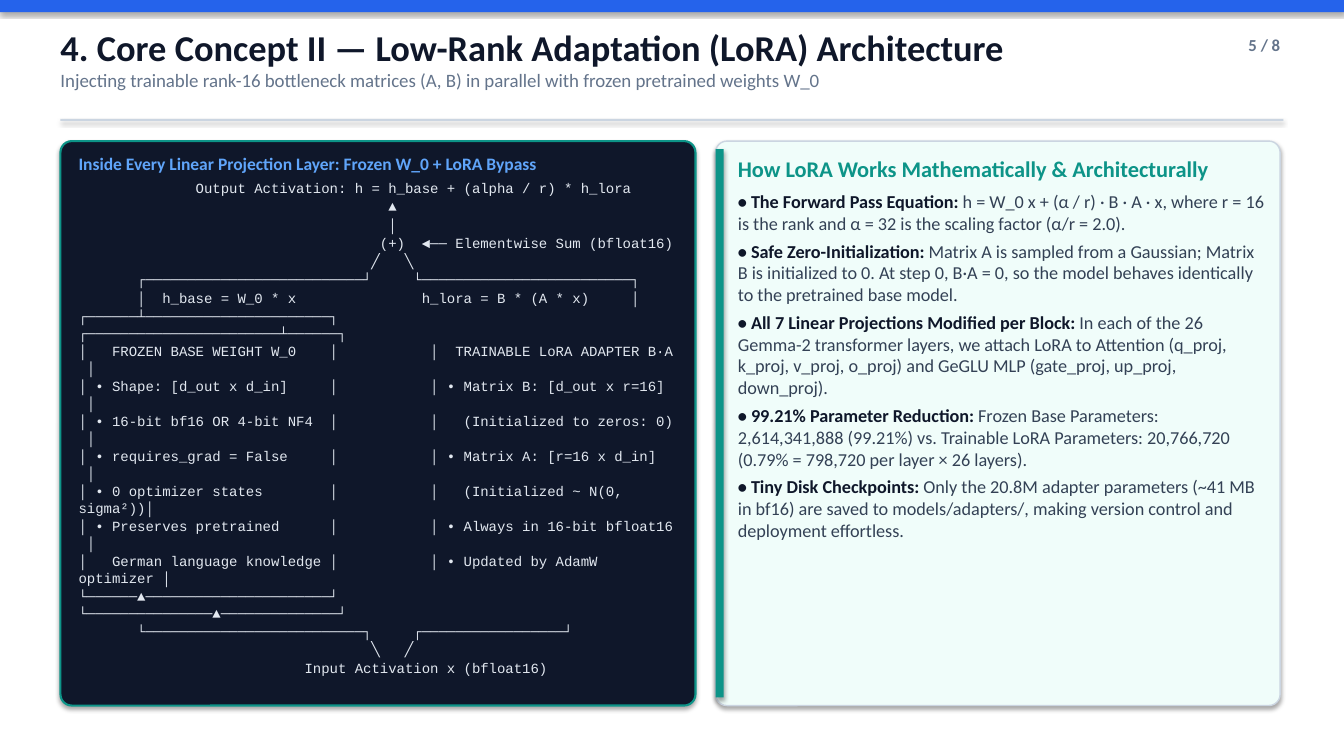
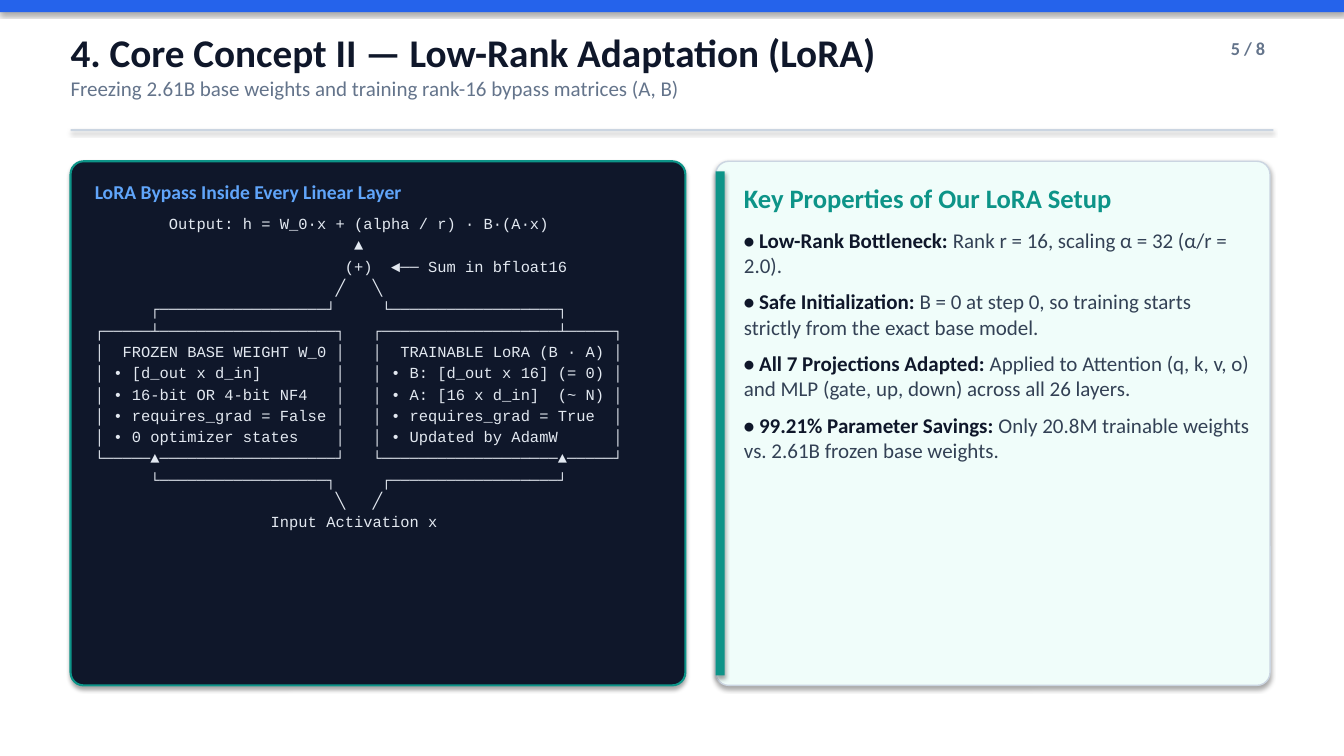
Before and after one commit to simon-clematide/gemma-qlora-finetuning, a slide deck: slide 5 of docs/gemma_qlora_core_concepts.pptx. Drawn at 1344x756 pixels with LibreOffice and Linux fonts; fonts in the diff are those of the drawing. Boxes give left, top, right and bottom in pixels: in the first picture for what was removed or moved away, otherwise in the second. Text is boxed around its words. In the diff, an @@ line names an element or a change of style, - is before the commit and + after.

```diff
--- a/docs/gemma_qlora_core_concepts.pptx
+++ b/docs/gemma_qlora_core_concepts.pptx
@@ text at box(71, 38, 875, 100): text changed; size 13.5 to 15 pt @@
-4. Core Concept II — Low-Rank Adaptation (LoRA) Architecture
-Injecting trainable rank-16 bottleneck matrices (A, B) in parallel with frozen pretrained weights W_0
+4. Core Concept II — Low-Rank Adaptation (LoRA)
+Freezing 2.61B base weights and training rank-16 bypass matrices (A, B)
@@ text "5 / 8": place and size @@
-text "5 / 8" at box(1248, 39, 1280, 51)
+text "5 / 8" at box(1231, 42, 1265, 55)
@@ text "5 / 8" at box(1231, 42, 1265, 55): size 12 to 13 pt @@
@@ rectangle: place and size @@
-rectangle at box(60, 119, 1284, 121)
+rectangle at box(71, 129, 1273, 131)
@@ rounded rectangle: place and size @@
-rounded rectangle at box(60, 141, 696, 706)
+rounded rectangle at box(71, 161, 686, 686)
@@ rounded rectangle at box(71, 161, 686, 686): proportions changed @@
@@ text "LoRA Bypass Inside Every Linear ...": place and size @@
-text "LoRA Bypass Inside Every Linear ..." at box(79, 157, 673, 676)
+text "LoRA Bypass Inside Every Linear ..." at box(95, 185, 604, 530)
@@ text "LoRA Bypass Inside Every Linear ..." at box(95, 185, 604, 530): size 10 to 11 pt in "▲", "╱ ╲", "╲ ╱"; more space between paragraphs @@
@@ rounded rectangle at box(716, 161, 1270, 686): proportions changed @@
@@ rounded rectangle: place and size @@
-rounded rectangle at box(716, 141, 1280, 706)
+rounded rectangle at box(716, 161, 1270, 686)
@@ rectangle: place and size @@
-rectangle at box(716, 149, 724, 698)
+rectangle at box(716, 171, 725, 676)
@@ text at box(95, 185, 549, 232): text changed; size 12.5 to 14 pt @@
-Inside Every Linear Projection Layer: Frozen W_0 + LoRA Bypass
-Output Activation: h = h_base + (alpha / r) * h_lora
+LoRA Bypass Inside Every Linear Layer
+Output: h = W_0·x + (alpha / r) · B·(A·x)
@@ text at box(744, 189, 1249, 462): text changed; size 13 to 15 pt @@
-How LoRA Works Mathematically & Architecturally
-• The Forward Pass Equation: h = W_0 x + (α / r) · B · A · x, where r = 16 is the rank and α = 32 is the scaling factor (α/r = 2.0).
-• Safe Zero-Initialization: Matrix A is sampled from a Gaussian; Matrix B is initialized to 0. At step 0, B·A = 0, so the model behaves identically to the pretrained base model.
-• All 7 Linear Projections Modified per Block: In each of the 26 Gemma-2 transformer layers, we attach LoRA to Attention (q_proj, k_proj, v_proj, o_proj) and GeGLU MLP (gate_proj, up_proj, down_proj).
-• 99.21% Parameter Reduction: Frozen Base Parameters: 2,614,341,888 (99.21%) vs. Trainable LoRA Parameters: 20,766,720 (0.79% = 798,720 per layer × 26 layers).
-• Tiny Disk Checkpoints: Only the 20.8M adapter parameters (~41 MB in bf16) are saved to models/adapters/, making version control and deployment effortless.
+Key Properties of Our LoRA Setup
+• Low-Rank Bottleneck: Rank r = 16, scaling α = 32 (α/r = 2.0).
+• Safe Initialization: B = 0 at step 0, so training starts strictly from the exact base model.
+• All 7 Projections Adapted: Applied to Attention (q, k, v, o) and MLP (gate, up, down) across all 26 layers.
+• 99.21% Parameter Savings: Only 20.8M trainable weights vs. 2.61B frozen base weights.
@@ text at box(428, 261, 567, 272): text changed; size 10 to 11 pt @@
-│
-(+) ◄── Elementwise Sum (bfloat16)
+(+) ◄── Sum in bfloat16
@@ text at box(123, 346, 604, 445): text changed; size 10 to 11 pt @@
-┌──────────────────────────┘ └─────────────────────────┐
-│ h_base = W_0 * x h_lora = B * (A * x) │
-┌──────┴──────────────────────┐ ┌───────────────────────┴──────┐
-│ FROZEN BASE WEIGHT W_0 │ │ TRAINABLE LoRA ADAPTER B·A │
-│ • Shape: [d_out x d_in] │ │ • Matrix B: [d_out x r=16] │
-│ • 16-bit bf16 OR 4-bit NF4 │ │ (Initialized to zeros: 0) │
-│ • requires_grad = False │ │ • Matrix A: [r=16 x d_in] │
-│ • 0 optimizer states │ │ (Initialized ~ N(0, sigma²))│
-│ • Preserves pretrained │ │ • Always in 16-bit bfloat16 │
-│ German language knowledge │ │ • Updated by AdamW optimizer │
-└──────▲──────────────────────┘ └───────────────▲──────────────┘
-└──────────────────────────┐ ┌─────────────────┘
+┌──────────────────┘ └──────────────────┐
+┌─────┴───────────────────┐ ┌───────────────────┴─────┐
+│ FROZEN BASE WEIGHT W_0 │ │ TRAINABLE LoRA (B · A) │
+│ • [d_out x d_in] │ │ • B: [d_out x 16] (= 0) │
+│ • 16-bit OR 4-bit NF4 │ │ • A: [16 x d_in] (~ N) │
+│ • requires_grad = False │ │ • requires_grad = True │
+│ • 0 optimizer states │ │ • Updated by AdamW │
+└─────▲───────────────────┘ └───────────────────▲─────┘
+└──────────────────┐ ┌──────────────────┘
@@ text at box(271, 516, 437, 530): text changed; size 10 to 11 pt @@
-Input Activation x (bfloat16)
+Input Activation x
```
Also in this commit, not shown: 7 other slides changed, 1 other file.
